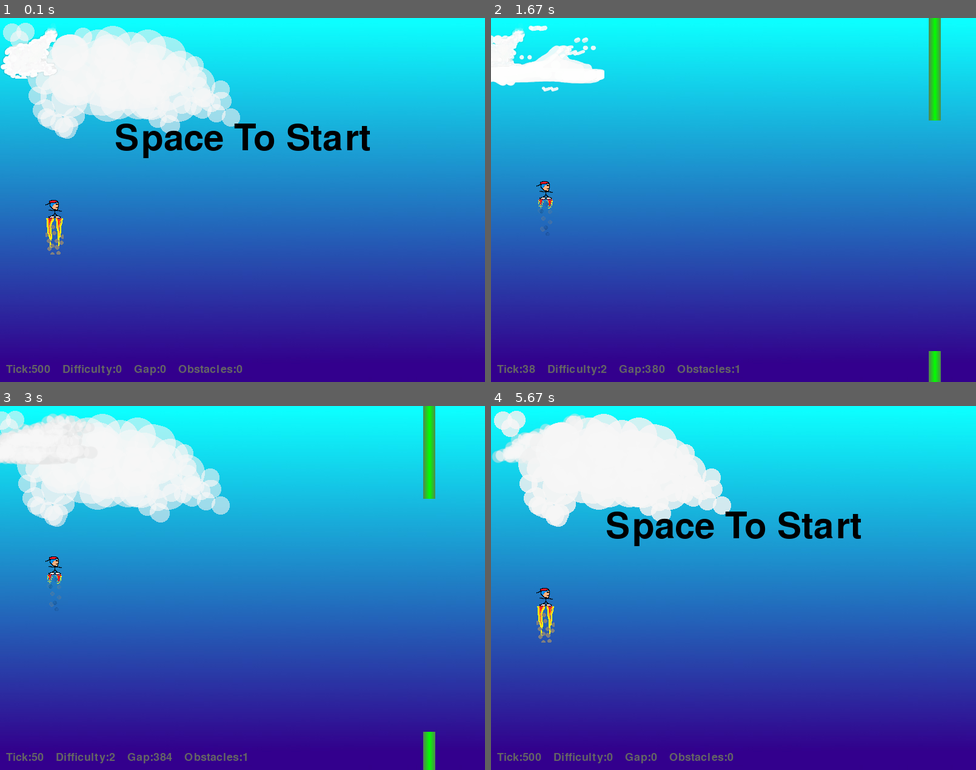
Above: before the commit, frames 1-4 (two rows, left to right).
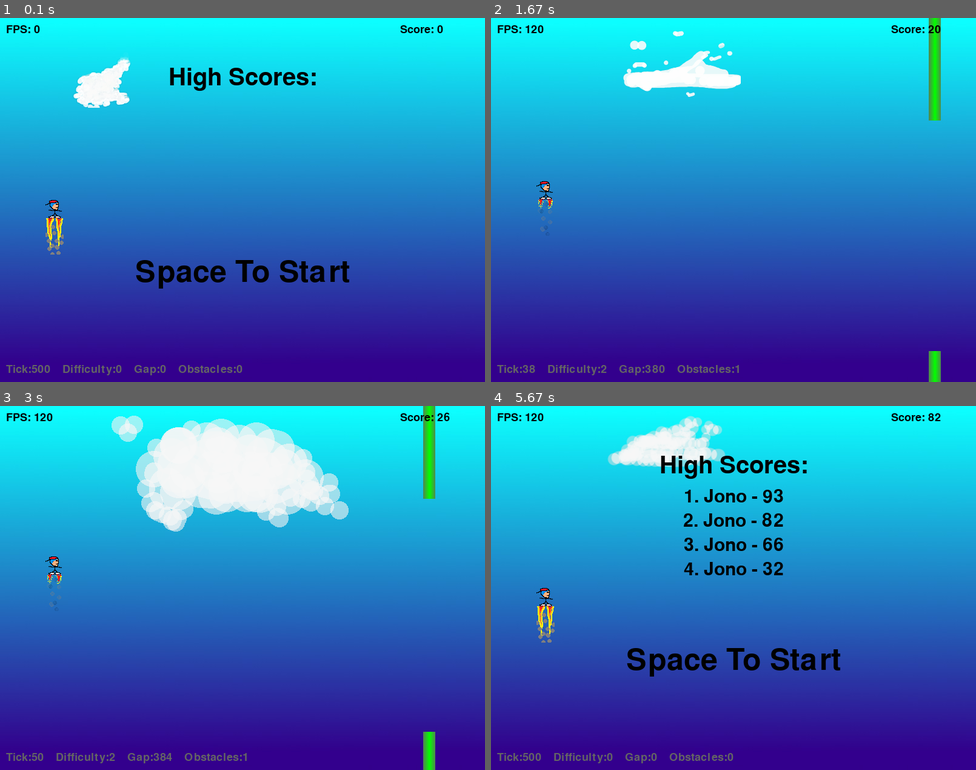
Above: after the commit, the same moments.

Repository: Jono7482/python6.5RocketBoots
Game: pygame game, started from pygame1.py
Two runs of this game, one before a commit and one after it. Both use one fixed random seed, a clock stepped at 60 frames per second and the inputs below.
Inputs:
- Up to frame 1 (0.1 s): no input
- Up to frame 2 (1.67 s): tap one key every 0.33 s from 0.33 s: Enter P Space Space
- Up to frame 3 (3 s): tap Space at 1.73, 2.03, 2.23, 2.57, 2.87 s
- Up to frame 4 (5.67 s): tap Space at 3.07, 3.37, 3.63, 3.97, 4.27, 4.4, 4.8, 5.1 s

The runs differ from the first frame. In frame 1, 13% of the frame differs, in the area x 0-92%, y 1-75%; in frame 2, 4.0%; in frame 3, 15%, in the area x 0-93%, y 1-35%; in frame 4, 14%.

Commit message:
Cleaned a lot of code. Added High Scores and Save File!
Need to add ability to type in a name

Diff:
--- a/pygame1.py
+++ b/pygame1.py
@@ -1,12 +1,12 @@
 import sys
 import pygame
+import pickle
 from random import randint as rand
 from pygame.image import load as load
 from pygame.locals import *
 
 pygame.mixer.pre_init(44100, -16, 1, 512)
 pygame.init()
-
 clock = pygame.time.Clock()
 fps = 120
 resolution = 800, 600
@@ -14,40 +14,24 @@
 dude = None
 display = None
 this_level = None
-
+audio = None
+score = 0.0
 screen = pygame.display.set_mode(resolution)
 
-font18 = pygame.font.Font('freesansbold.ttf', 18)
-font60 = pygame.font.Font('freesansbold.ttf', 60)
-
-background = load("skynb.jpg").convert()
-bgpause = load("bgpaused.png").convert_alpha()
-clouds_array = [load("cloud1.png").convert_alpha(),
-                load("cloud2.png").convert_alpha(),
-                load("cloud3.png").convert_alpha(),
-                load("cloud4.png").convert_alpha()]
-imgobstacle1 = load("obstacle2.png").convert()
-
-music = pygame.mixer.music
-music.load("Indiekid.mp3")
-boots1wav = pygame.mixer.Sound("boots1.wav")
-boots1wav.set_volume(0.1)
-boots1 = pygame.mixer.find_channel()
-
 
 def main():
-    global dude, display, this_level
+    global dude, display, this_level, audio, score
     display = Display()
     dude = DudeObj()
     this_level = LevelObj()
-    music.play(-1, 0.0)
+    audio = AudioHandler()
+    audio.play()
+    audio.boots_play()
     gravity = .25
     speed = 0
-
     display.update()
+    pygame.event.post(game_paused("Space To Start"))  # pause game and then return the event
     score = 0.0
-    pygame.event.post(game_paused("Space To Start"))  # pause game and then return the event
-    boots1.play(boots1wav, loops=-1, maxtime=0, fade_ms=0)
 
     while True:
         for event in pygame.event.get():
@@ -67,27 +51,19 @@
                     dude.flame_boost(boost=False)
 
         if dude.boosting:
-            boots1wav.set_volume(0.2)
+            audio.boots_volume(0.2)
             if speed > -10:
                 speed -= .65
         else:
-            boots1wav.set_volume(0.05)
+            audio.boots_volume()
             speed += gravity
 
         if -100 > dude.dudeRect.bottom or dude.dudeRect.bottom > (resolution[1] + 100):
             death()
+
         collison(dude.dudeRect, this_level.obstaclelist)
-
         dude.move(speed)
-
         score += .5
-        scorestr = str(round(score, 0))
-        scoretext = "Score: " + scorestr[:-2]
-        make_text_objs((660, 10), scoretext, font18, (0, 0, 0))
-
-        if debug:
-            fpsvar = "FPS: " + str(round(clock.get_fps(), 0))
-            make_text_objs((10, 10), fpsvar[:-2], font18, (0, 0, 0), "xy")
         display.update()
         this_level.game_tick()
         clock.tick(fps)
@@ -95,26 +71,31 @@
 
 class Display(object):
     def __init__(self):
-        self.cloud1 = Clouds(clouds_array, 2, 1)
-        self.cloud2 = Clouds(clouds_array, 2, 3)
-        self.cloud3 = Clouds(clouds_array, 2, 2)
-
-    def new_clouds(self):
-        self.cloud1.create_active()
-        self.cloud2.create_inactive()
-        self.cloud3.create_inactive()
+        self.background = load("skynb.jpg").convert()
+        self.bgpause = load("bgpaused.png").convert_alpha()
+        self.bgpauserect = self.bgpause.get_rect()
+        self.clouds = create_clouds()
+        self.clouds[0].step_move()
 
     def update(self):
-        global dude
-        screen.blit(background, (0, 0))
-        self.cloud1.step_move()
-        self.cloud2.step_move()
-        self.cloud3.step_move()
+        global dude, score
+        screen.blit(self.background, (0, 0))
+        for each in self.clouds:
+            each.step_move()
         for each in this_level.obstaclelist:
             screen.blit(this_level.image, each.Rect), screen.blit(this_level.image, each.Rect2)
-        this_level.debug()
+        scorestr = str(round(score, 0))
+        scoretext = "Score: " + scorestr[:-2]
+        make_text_objs((660, 10), scoretext, 18, (0, 0, 0))
+        if debug:
+            fpsvar = "FPS: " + str(round(clock.get_fps(), 0))
+            make_text_objs((10, 10), fpsvar[:-2], 18, (0, 0, 0), "xy")
+            this_level.debug()
         dude.display()
         pygame.display.flip()
+
+    def pause(self):
+        screen.blit(self.bgpause, self.bgpauserect)
 
 
 class DudeObj(object):
@@ -160,11 +141,11 @@
 
 def game_paused(text):
     if text == "PAUSE":
-        music.pause()
-        bgpauserect = bgpause.get_rect()
-        screen.blit(bgpause, bgpauserect)
-    boots1.pause()
-    make_text_objs((resolution[0] / 2, resolution[1] / 3), text, font60, (0, 0, 0), "center")
+        audio.music.pause()
+        display.pause()
+    audio.boots1.pause()
+    make_text_objs((resolution[0] / 2, resolution[1] * .70), text, 50, (0, 0, 0), "center")
+    scoreboardObj.print_board()
     pygame.display.flip()
     while True:
         for event in pygame.event.get():
@@ -172,18 +153,20 @@
                 terminate()
             elif event.type == KEYDOWN:
                 pygame.mixer.music.unpause()
-                boots1.unpause()
+                audio.boots1.unpause()
                 return event
         clock.tick(fps)
 
 
 def death():
+    global score
+    scoreboardObj.add_score(score)
     main()
 
 
 def terminate():
-    music.stop()
-    boots1.stop()
+    scoreboardObj.dump_scoreboard()
+    pygame.mixer.stop()
     pygame.quit()
     sys.exit()
 
@@ -209,7 +192,7 @@
     def __init__(self):
         self.difficulty = 0
         self.gap = 400
-        self.image = imgobstacle1
+        self.image = load("obstacle2.png").convert()
         self.tick = 500
         self.obstaclelist = []
         self.thisgap = 0
@@ -228,18 +211,17 @@
             each.step_move()
 
     def debug(self):
-        if debug:
-            tick = str(self.tick)
-            difficulty = str(self.difficulty)
-            gap = str(self.thisgap)
-            obstacles = str(len(self.obstaclelist))
-            statstext = ("Tick:%s    Difficulty:%s    Gap:%s    Obstacles:%s" % (tick, difficulty, gap, obstacles))
-            make_text_objs((10, 570), statstext, font18, (100, 100, 100), "xy")
+        tick = str(self.tick)
+        difficulty = str(self.difficulty)
+        gap = str(self.thisgap)
+        obstacles = str(len(self.obstaclelist))
+        statstext = ("Tick:%s    Difficulty:%s    Gap:%s    Obstacles:%s" % (tick, difficulty, gap, obstacles))
+        make_text_objs((10, 570), statstext, 18, (100, 100, 100), "xy")
 
 
 class MovingObj(object):
     """
-    moving_ob takes a already loaded image or list of loaded images
+    moving_obj takes a already loaded image or list of loaded images
     tick_skip if given will skip a number of frames
     speed is how many pixels a object will move per frame
     """
@@ -276,8 +258,22 @@
         return screen.blit(self.image, self.Rect)
 
 
+def create_clouds():
+    clouds_array = [load("cloud1.png").convert_alpha(),
+                    load("cloud2.png").convert_alpha(),
+                    load("cloud3.png").convert_alpha(),
+                    load("cloud4.png").convert_alpha()]
+    cloud1 = Clouds(clouds_array, 2, 1)
+    cloud2 = Clouds(clouds_array, 2, 3)
+    cloud3 = Clouds(clouds_array, 2, 2)
+    cloud1.create_active()
+    cloud2.create_inactive()
+    cloud3.create_inactive()
+    clouds = cloud1, cloud2, cloud3
+    return clouds
+
+
 class Clouds(MovingObj):
-
     def create_active(self):
         start_x = rand(100, 300)
         start_y = rand(-100, 50)
@@ -319,7 +315,8 @@
                 self.Rect2.right -= self.speed
 
 
-def make_text_objs(location, text, font, rgb, pos="xy"):
+def make_text_objs(location, text, font_size, rgb, pos="xy"):
+    font = pygame.font.Font('freesansbold.ttf', font_size)
     x, y = location
     textsurf = font.render(text, True, rgb)
     textrect = pygame.Rect(textsurf.get_rect())
@@ -330,5 +327,61 @@
     return screen.blit(textsurf, textrect)
 
 
+class AudioHandler(object):
+    def __init__(self):
+        pygame.mixer.stop()
+        self.music = pygame.mixer.music
+        self.music.load("Indiekid.mp3")
+        self.boots1wav = pygame.mixer.Sound("boots1.wav")
+        self.boots1wav.set_volume(0.05)
+        self.boots1 = pygame.mixer.find_channel()
+
+    def play(self):
+        self.music.play(-1, 0.0)
+
+    def boots_play(self):
+        self.boots1.play(self.boots1wav, loops=-1, maxtime=0, fade_ms=0)
+
+    def boots_volume(self, volume=0.05):
+        self.boots1wav.set_volume(volume)
+
+
+class ScoreBoard(object):
+    def __init__(self):
+        try:
+            self.load_scoreboard()
+        except:
+            self.scoreboard = []
+            self.dump_scoreboard()
+
+    def load_scoreboard(self):
+        self.scoreboard = pickle.load(open("scoreboard.p", "rb"))
+
+    def dump_scoreboard(self):
+        data = self.scoreboard
+        pickle.dump(data, open("scoreboard.p", "wb"))
+
+    def add_score(self, scorev):
+        scorev = int(round(scorev, 0))
+        self.scoreboard.append(scorev)
+        self.scoreboard.sort(reverse=True)
+        if len(self.scoreboard) > 5:
+            self.scoreboard = self.scoreboard[0:5]
+
+    def print_board(self):
+        place = 1
+        name = "Jono"
+        y = 150
+        make_text_objs((resolution[0] / 2, y - 50), "High Scores:", 40, (0, 0, 0), "center")
+        for each in self.scoreboard:
+            text = "%s. %s - %s" % (place, name, each)
+            make_text_objs((resolution[0] / 2, y), text, 30, (0, 0, 0), "center")
+            place += 1
+            y += 40
+
+
+scoreboardObj = ScoreBoard()
+
+
 if __name__ == '__main__':
     main()
